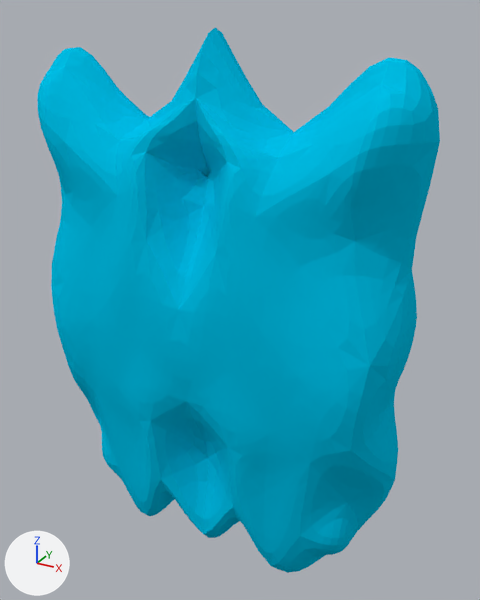
An edit to the Blender file Washed Up Wizard/Assets/Models/Enviroment/Ice Wall.blend, drawn before and after from the same camera.
Rendered twice from a 50 mm lens placed at (3.74, -6.27, 3.05), pointed at (0.17, 0.21, -0.19). Every picture has the same lights, and +X, +Y and +Z are marked at lower left.

In view in the first picture: 'Ice Wall'.
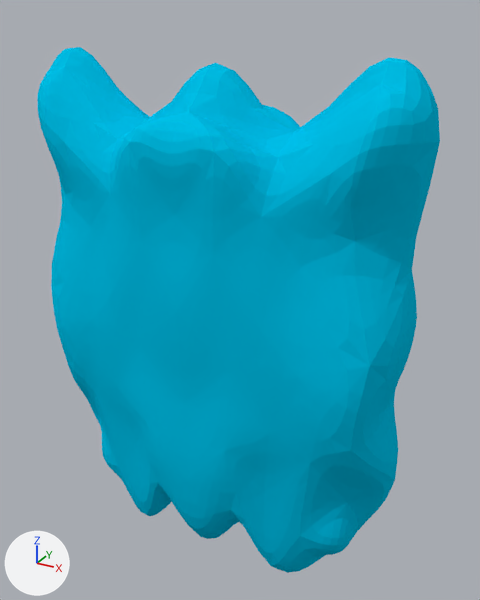
Changed parts and their boxes (x1, y1, x2, y2) in the pictures (480 x 600 px; the box of a moved part takes in the faces that stretch with it):
```json
{"object": "Ice Wall", "change": "reshaped", "before": [37, 28, 440, 573], "after": [37, 47, 440, 573]}
{"part": 1, "of": "me_cube", "change": "cut back", "before": [59, 67, 381, 332], "after": [59, 67, 381, 332]}
{"part": 2, "of": "me_cube", "change": "moved or reshaped", "before": [141, 349, 233, 534], "after": [141, 349, 231, 537]}
```

Scene script edits in JSON lines:
```json
{"block": "me_cube", "where": "me_cube.from_pydata(...)  # 44 vertices, 33 faces; spans x 0.0..2.62, y -0.97..0.03, z -3.9..3.21"}
{"block": "me_cube", "where": "# used by ob_ice_wall; location = (0.0, 0.0, 0.0)"}
{"block": "me_cube", "where": "# verts and faces of me_cube; kept vertices keep their numbers, new ones are numbered from 44"}
{"block": "me_cube", "where": "# before: 3 (0.0, -0.13, 1.33), 5 (0.0, -0.57, 2.2), 13 (0.59, -0.76, 1.89), 21 (0.0, 0.03, 1.01), 25 (0.75, -0.71, 1.21)"}
{"block": "me_cube", "where": "# before: 33 (0.0, 0.0, 1.43), 35 (0.0, 0.0, 3.21)"}
{"block": "me_cube", "where": "# before: 18 (0.0, 0.03, -2.3)"}
{"block": "me_cube", "change": "me_cube part 1"}
{"op": "add", "block": "me_cube", "code": "delete_vertices([3, 33])  # with the faces that use them"}
{"op": "add", "block": "me_cube", "code": "verts[13] = (0.59, -1.0, 2.1)  # moved"}
{"op": "add", "block": "me_cube", "code": "verts[21] = (0.0, -0.78, 1.01)  # moved"}
{"op": "add", "block": "me_cube", "code": "verts[25] = (0.88, -0.71, 1.21)  # moved"}
{"op": "add", "block": "me_cube", "code": "verts[44] = (0.0, -0.98, 1.64)"}
{"op": "add", "block": "me_cube", "code": "faces += [(5, 44, 21, 13)]"}
{"block": "me_cube", "change": "me_cube part 2"}
{"op": "add", "block": "me_cube", "code": "verts[18] = (0.0, -0.86, -2.3)  # moved"}
```
